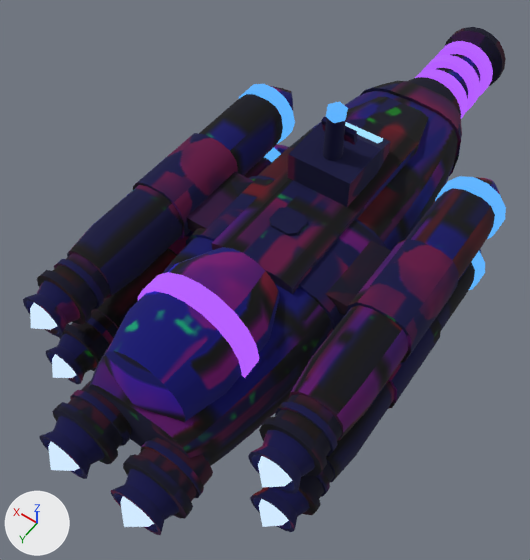
Renders of the glTF model assets/models/ships/plasma_frigate.glb from each side of a commit.
Rendered twice from a 50 mm lens placed at (-2.58, 4.24, 5.86), pointed at (0.12, 0.45, -0.09). The lights are fixed; the arrows at lower left show +X, +Y and +Z. The first picture is the older version. Vertices at exactly the same position are counted once.

The first picture shows 'plasma_frigate'.
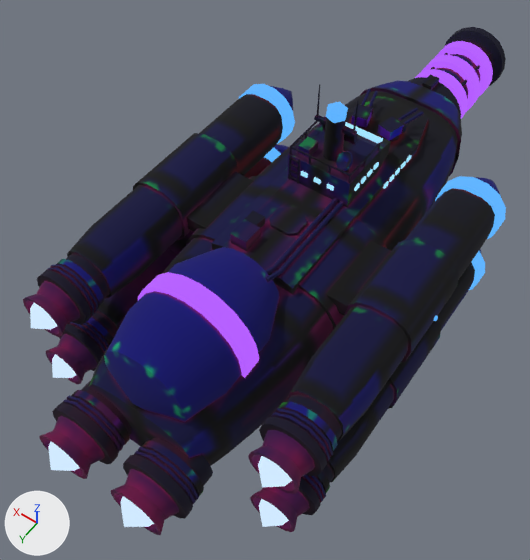
Changed parts and their boxes (x1, y1, x2, y2) in the pictures (530 x 560 px):
part 1 of me_plasma_frigate, added: after (298, 137, 318, 158)
part 2 of me_plasma_frigate, added: after (230, 219, 260, 251)
part 3 of me_plasma_frigate, added: after (422, 74, 439, 90)
part 4 of me_plasma_frigate, added: after (314, 115, 357, 138)
part 5 of me_plasma_frigate, added: after (290, 121, 318, 147)
part 6 of me_plasma_frigate, added: after (350, 143, 380, 176)
part 7 of me_plasma_frigate, added: after (291, 146, 350, 176)
part 8 of me_plasma_frigate, added: after (289, 155, 291, 180)
part 9 of me_plasma_frigate, added: after (245, 211, 265, 228)
part 10 of me_plasma_frigate, added: after (316, 84, 320, 117)
part 11 of me_plasma_frigate, added: after (353, 101, 358, 133)
part 12 of me_plasma_frigate, added: after (461, 54, 490, 86)
part 13 of me_plasma_frigate, added: after (47, 89, 438, 505)
part 14 of me_plasma_frigate, surface changed: (23, 28, 506, 535) in both

The change, as a diff of the scene's bpy script:
```diff
--- a/assets/models/ships/plasma_frigate.glb.py
+++ b/assets/models/ships/plasma_frigate.glb.py
@@ mat_plasma_frigate_accent @@
+mat_plasma_frigate_accent = bpy.data.materials.new('plasma_frigate_accent')
+# colours: blue #7398dc
+# uses the picture img_plasma_frigate_weather
@@ me_plasma_frigate @@
 # used by ob_plasma_frigate; location = (0.0, 0.0, 0.0)
-me_plasma_frigate.from_pydata(...)  # 3091 vertices, 5890 faces; spans x -1.62..1.62, y -4.19..3.19, z -0.8..1.61
+me_plasma_frigate.from_pydata(...)  # 4017 vertices, 7430 faces; spans x -1.64..1.64, y -4.19..3.19, z -0.8..1.72
+# me_plasma_frigate part 1: a new loose piece, a box spanning x 0.16..0.28, y -0.48..-0.32, z 0.985..1.085, in mat_plasma_frigate_armor
+# me_plasma_frigate part 2: a new loose piece, a box spanning x 0.11..0.29, y 0.55..0.77, z 0.68..0.81, in mat_plasma_frigate_armor
+# me_plasma_frigate part 3: a new loose piece, a box spanning x -0.06..0.06, y -2.82..-2.62, z 0.42..0.5, in mat_plasma_frigate_armor
+# me_plasma_frigate part 4: a new loose piece, a box spanning x -0.22..0.22, y -0.52..-0.48, z 1.32..1.36, in mat_plasma_frigate_hull
+# me_plasma_frigate part 5: a new loose piece, a box spanning x 0.328..0.342, y -0.8..-0.265, z 1.073..1.087, in mat_plasma_frigate_dark
+# me_plasma_frigate part 6: a new loose piece, a box spanning x -0.342..-0.328, y -0.8..-0.265, z 1.073..1.087, in mat_plasma_frigate_dark
+# me_plasma_frigate part 7: a new loose piece, a box spanning x -0.335..0.335, y -0.272..-0.258, z 1.073..1.087, in mat_plasma_frigate_dark
+# me_plasma_frigate part 8: a new loose piece, a box spanning x 0.313..0.327, y -0.25..-0.236, z 0.675..0.995, in mat_plasma_frigate_dark
+# me_plasma_frigate part 9: a new loose piece, a box spanning x 0.17..0.31, y 0.39..0.55, z 0.68..0.78, in mat_plasma_frigate_dark
+# me_plasma_frigate part 10: a new loose piece, a 6-sided cut cone along z (radius 0.012 at the low end, 0.006 at the high end) spanning x 0.188..0.212, y -0.51..-0.49, z 1.32..1.72, in mat_plasma_frigate_dark_round
+# me_plasma_frigate part 11: a new loose piece, a 6-sided cut cone along z (radius 0.012 at the low end, 0.006 at the high end) spanning x -0.212..-0.188, y -0.51..-0.49, z 1.32..1.72, in mat_plasma_frigate_dark_round
+# me_plasma_frigate part 12: a new loose piece, a 6-sided cylinder along y spanning x -0.245..-0.201, y -3.97..-2.84, z 0.204..0.242, in mat_plasma_frigate_dark_round
+# me_plasma_frigate part 13: 646 vertices added at x -1.64..1.64, y -3.97..2.71, z -0.71..1.2
+# me_plasma_frigate part 14: 4694 kept faces spanning x -1.61..1.61, y -4.16..3.05, z -0.8..1.45 get new texture (UV) coordinates
+# other edits to the shape of me_plasma_frigate do not show in these pictures
 me_plasma_frigate.materials.append(mat_plasma_frigate_hull_round)
@@ me_plasma_frigate @@
 me_plasma_frigate.materials.append(mat_plasma_frigate_window)
+me_plasma_frigate.materials.append(mat_plasma_frigate_accent)
```
